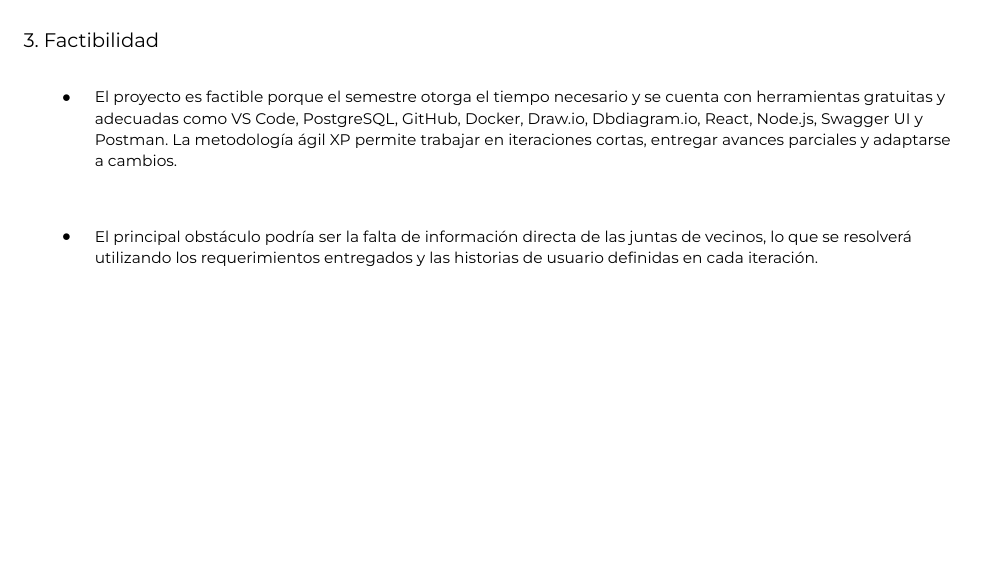
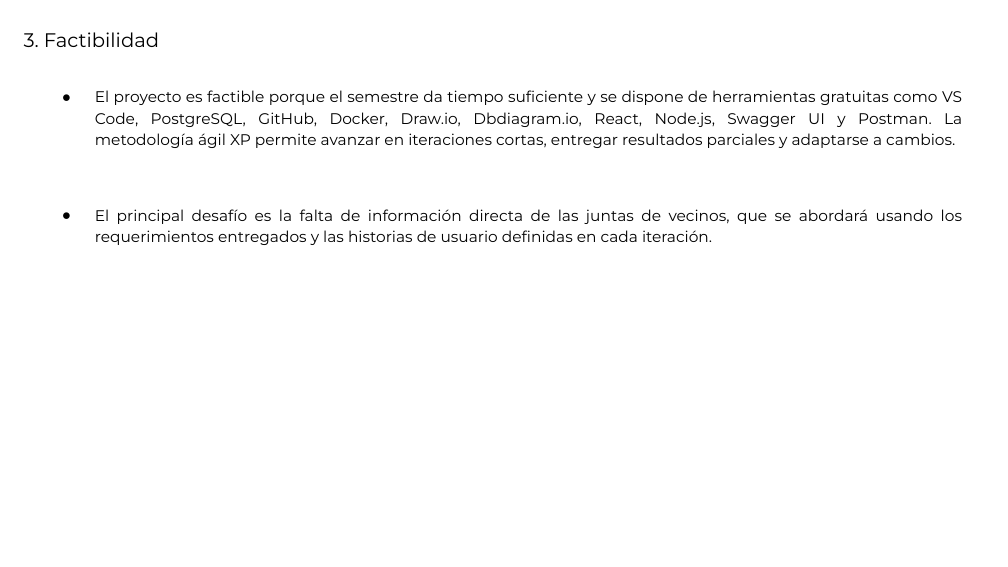
Before and after one commit to mauriciopinavalenzuela/CAPSTONE, a slide deck: slide 4 of DOCUMENTOS FASE1/evidencias grupales/Presentación_Proyecto.pptx. Drawn at 1008x567 pixels with LibreOffice and Linux fonts; fonts in the diff are those of the drawing. Boxes give left, top, right and bottom in pixels: in the first picture for what was removed or moved away, otherwise in the second. Text is boxed around its words. In the diff, an @@ line names an element or a change of style, - is before the commit and + after.

```diff
--- a/DOCUMENTOS FASE1/evidencias grupales/Presentación_Proyecto.pptx
+++ b/DOCUMENTOS FASE1/evidencias grupales/Presentación_Proyecto.pptx
@@ text at [95, 90, 962, 245]: text changed @@
-● El proyecto es factible porque el semestre otorga el tiempo necesario y se cuenta con herramientas gratuitas y adecuadas como VS Code, PostgreSQL, GitHub, Docker, Draw.io, Dbdiagram.io, React, Node.js, Swagger UI y Postman. La metodología ágil XP permite trabajar en iteraciones cortas, entregar avances parciales y adaptarse a cambios.
-● El principal obstáculo podría ser la falta de información directa de las juntas de vecinos, lo que se resolverá utilizando los requerimientos entregados y las historias de usuario definidas en cada iteración.
+● El proyecto es factible porque el semestre da tiempo suficiente y se dispone de herramientas gratuitas como VS Code, PostgreSQL, GitHub, Docker, Draw.io, Dbdiagram.io, React, Node.js, Swagger UI y Postman. La metodología ágil XP permite avanzar en iteraciones cortas, entregar resultados parciales y adaptarse a cambios.
+● El principal desafío es la falta de información directa de las juntas de vecinos, que se abordará usando los requerimientos entregados y las historias de usuario definidas en cada iteración.
```
Also in this commit, not shown: 11 other slides changed, 3 other files.
